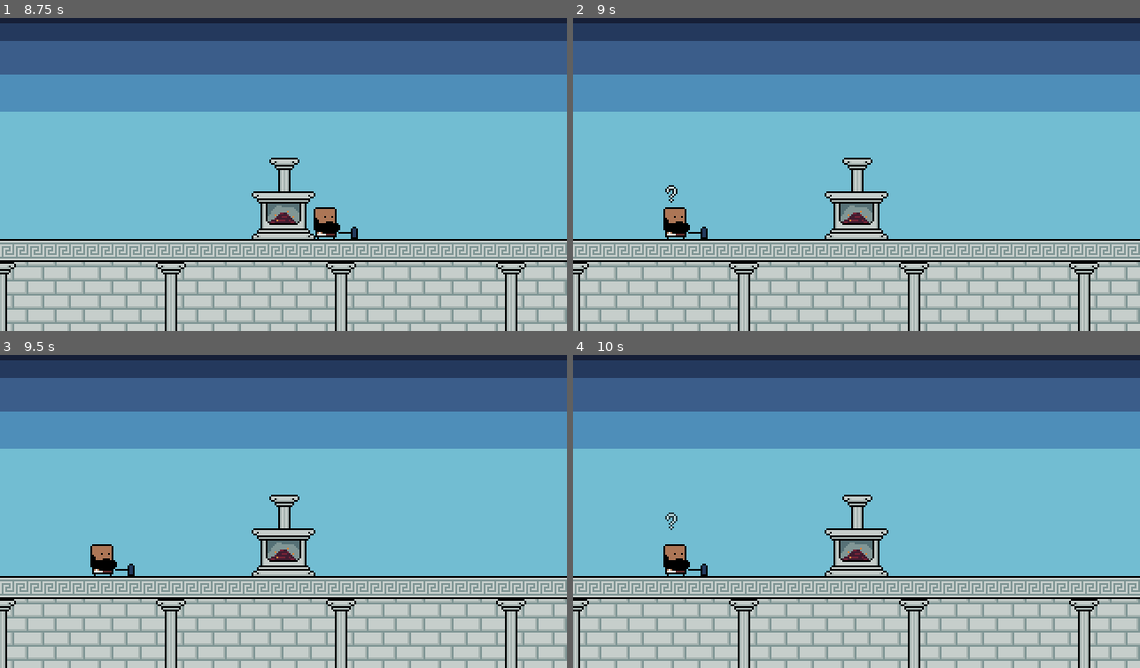
Above: before the commit, frames 1-4 (two rows, left to right).
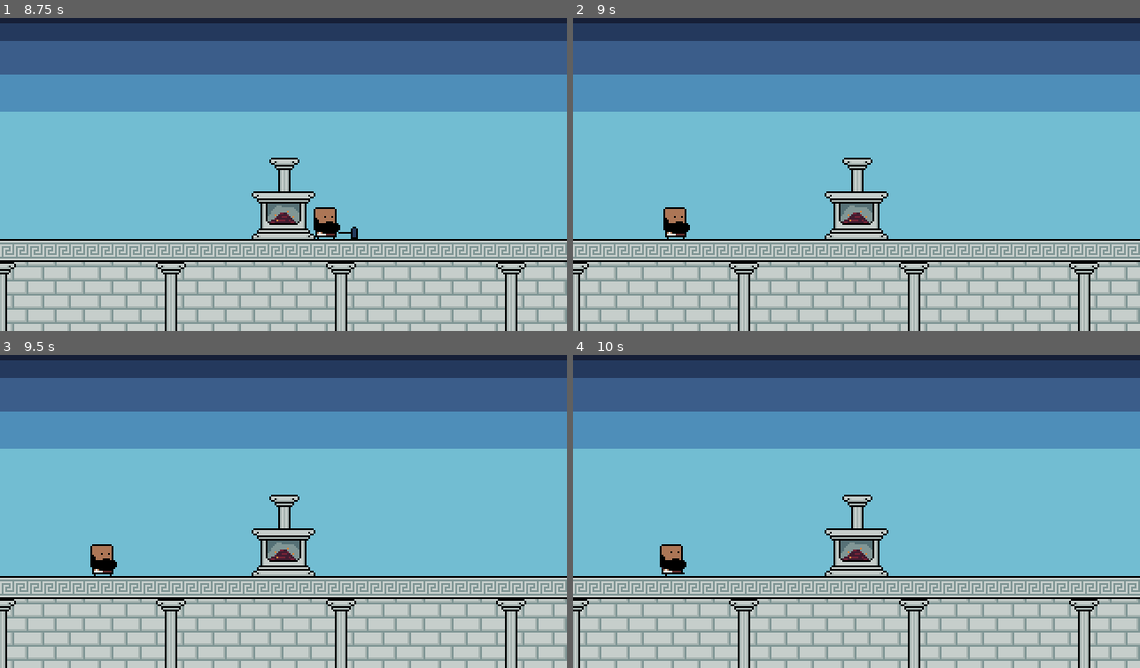
Above: after the commit, the same moments.

Repository: dmitriy-shmilo/secret-santa-2021
Game: Godot game, scene res://game_screen/game_screen.tscn
The game is run twice, just before and just after one commit, with the same random seed, the same clock (stepped at 60 frames per second) and the same inputs.
Inputs (mouse positions are in pixels of both pictures, inside the frame that each line leads up to):
- Up to frame 1 (8.75 s): tap Enter at 0.5, 2, 3.5 s; move the mouse to (408, 155) at 0.52 s; hold D (right) 0.53-1.28 s; click (408, 155) at 0.67 s; tap Space at 1.25, 2.75, 5 s; move the mouse to (170, 187) at 1.27 s; hold S (down) 1.28-2.03 s; move the mouse to (340, 102) at 2.02 s; hold D (right) 2.03-2.78 s; move the mouse to (255, 233) at 2.77 s; hold W (up) 2.78-3.53 s; click (255, 233) at 2.92 s; move the mouse to (453, 218) at 3.52 s; hold A (left) 3.53-5.03 s; move the mouse to (113, 124) at 4.27 s; move the mouse to (311, 171) at 5.02 s; hold S (down) 5.03-5.78 s; click (311, 171) at 5.17 s; move the mouse to (198, 93) at 5.77 s; hold D (right) 5.78-6.53 s; move the mouse to (408, 155) at 6.52 s; hold W (up) 6.53-7.28 s; move the mouse to (170, 187) at 7.27 s; hold D (right) 7.28-8.03 s; click (170, 187) at 7.42 s; move the mouse to (340, 102) at 8.02 s; hold S (down) from 8.03 s (still down)
- Up to frame 2 (9 s): move the mouse to (828, 233) at 8.77 s; release S (down) at 8.78 s; hold A (left) from 8.78 s (still down)
- Up to frame 3 (9.5 s): keep holding A (left)
- Up to frame 4 (10 s): move the mouse to (1026, 555) at 9.52 s; release A (left) at 9.53 s; hold W (up) from 9.53 s (still down); click (1026, 555) at 9.67 s

Frame 1 is identical in both runs. In frame 2, 0.1% of the frame differs, in the area x 16-24%, y 53-71%; in frame 3, less than 0.1%; in frame 4, 0.3%, in the area x 15-24%, y 50-71%.

Commit message:
Allow to enter idle states from other idle states. Reset to bellows_idle at the end of bellows_down.

Diff:
--- a/src/game_screen/character.gd
+++ b/src/game_screen/character.gd
@@ -68,7 +68,7 @@
 	if _state ==  CharacterState.ANVIL_IDLE:
 		return
 
-	if _state in [CharacterState.CONFUSED, CharacterState.ANVIL_DOWN]:
+	if _state in [CharacterState.CONFUSED, CharacterState.ANVIL_DOWN, CharacterState.BELLOWS_IDLE]:
 		_animation_player.play("anvil_idle")
 		_state = CharacterState.ANVIL_IDLE
 		return
@@ -98,7 +98,8 @@
 	if _state == CharacterState.BELLOWS_IDLE:
 		return
 
-	if _state in [CharacterState.CONFUSED, CharacterState.BELLOWS_DOWN]:
+	# TODO: introduce intermediate states
+	if _state in [CharacterState.CONFUSED, CharacterState.BELLOWS_DOWN, CharacterState.ANVIL_IDLE]:
 		_animation_player.play("bellows_idle")
 		_state = CharacterState.BELLOWS_IDLE
 		return
--- a/src/game_screen/character.tscn
+++ b/src/game_screen/character.tscn
@@ -179,6 +179,20 @@
 "transitions": PoolRealArray( 1, 1, 1, 1 ),
 "update": 0,
 "values": [ Vector2( 0, -8 ), Vector2( 0, 0 ), Vector2( 0, -2 ), Vector2( 0, 0 ) ]
+}
+tracks/2/type = "method"
+tracks/2/path = NodePath(".")
+tracks/2/interp = 1
+tracks/2/loop_wrap = true
+tracks/2/imported = false
+tracks/2/enabled = true
+tracks/2/keys = {
+"times": PoolRealArray( 0.3 ),
+"transitions": PoolRealArray( 1 ),
+"values": [ {
+"args": [  ],
+"method": "bellows_idle"
+} ]
 }
 
 [sub_resource type="Animation" id=5]
